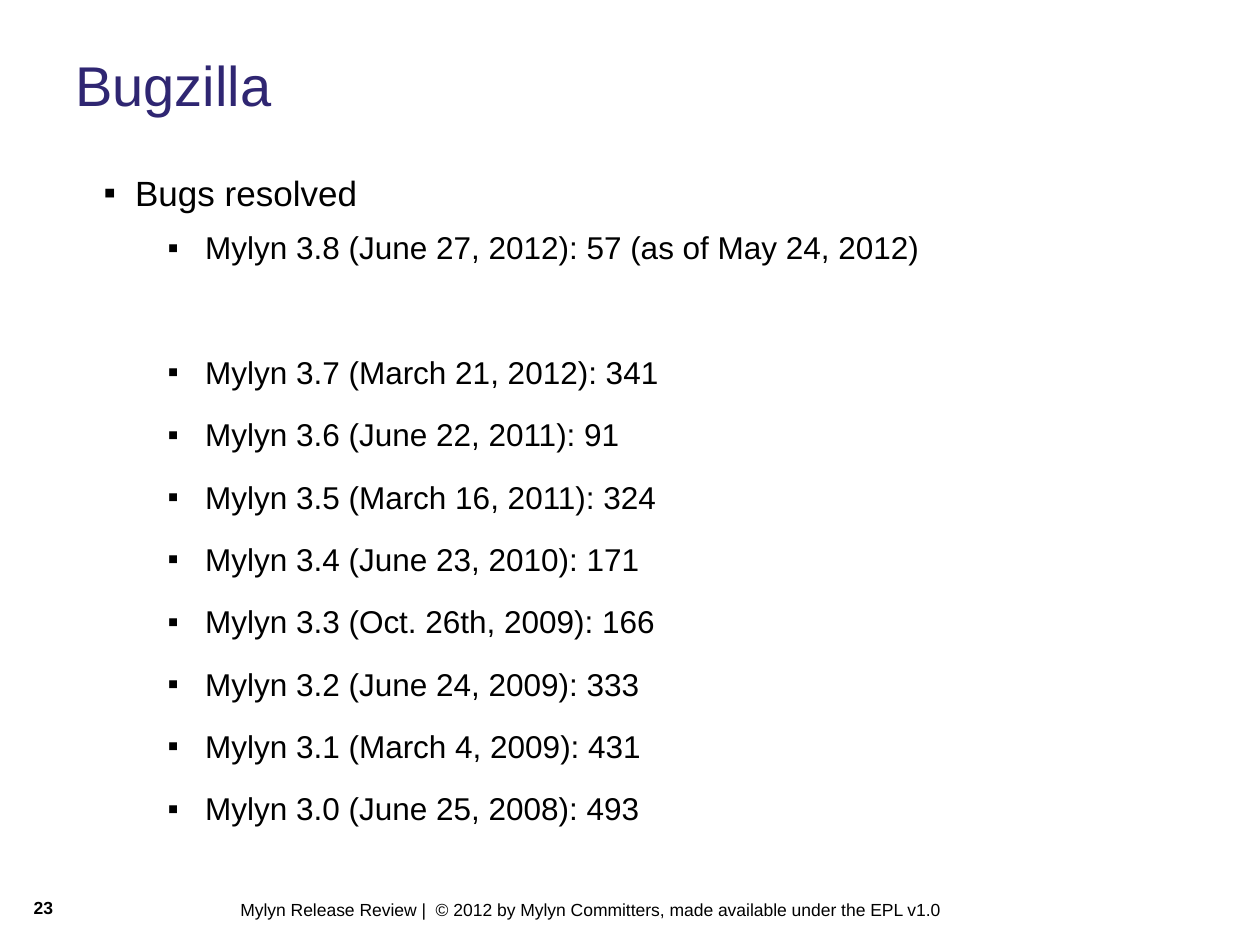
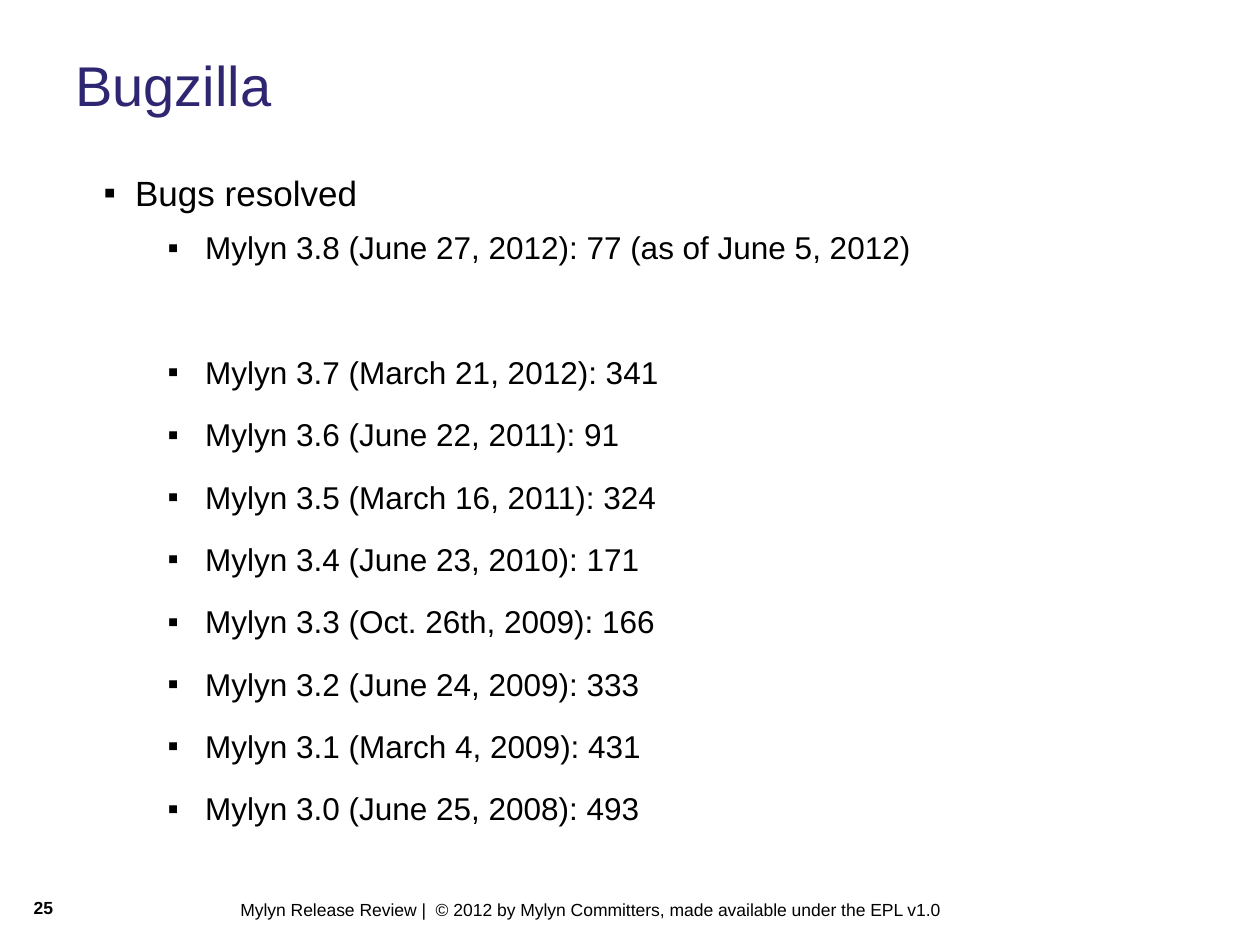
Before and after one commit to eclipse-mylyn/mylyn-website, a slide deck: slide 25 of publications/2012-06-mylyn-3.8-release-review.ppt (slide 23 before the commit). Drawn at 1260x945 pixels with LibreOffice and Linux fonts; fonts in the diff are those of the drawing; background and template pictures are left out. Boxes give left, top, right and bottom in pixels: in the first picture for what was removed or moved away, otherwise in the second. Text is boxed around its words. In the diff, an @@ line names an element or a change of style, - is before the commit and + after.

Commit message:
NEW - bug 379866: submit release review slides for Mylyn 3.8 (June 6) https://bugs.eclipse.org/bugs/show_bug.cgi?id=379866

```diff
--- a/publications/2012-06-mylyn-3.8-release-review.ppt
+++ b/publications/2012-06-mylyn-3.8-release-review.ppt
@@ text at [205,236,911,265]: text changed @@
-  ▪ Mylyn 3.8 (June 27, 2012): 57 (as of May 24, 2012)
+  ▪ Mylyn 3.8 (June 27, 2012): 77 (as of June 5, 2012)
@@ page number at [34,901,53,914]: text changed @@
-23
+25
```
Also in this commit, not shown: 6 other slides changed, 2 slides added.
